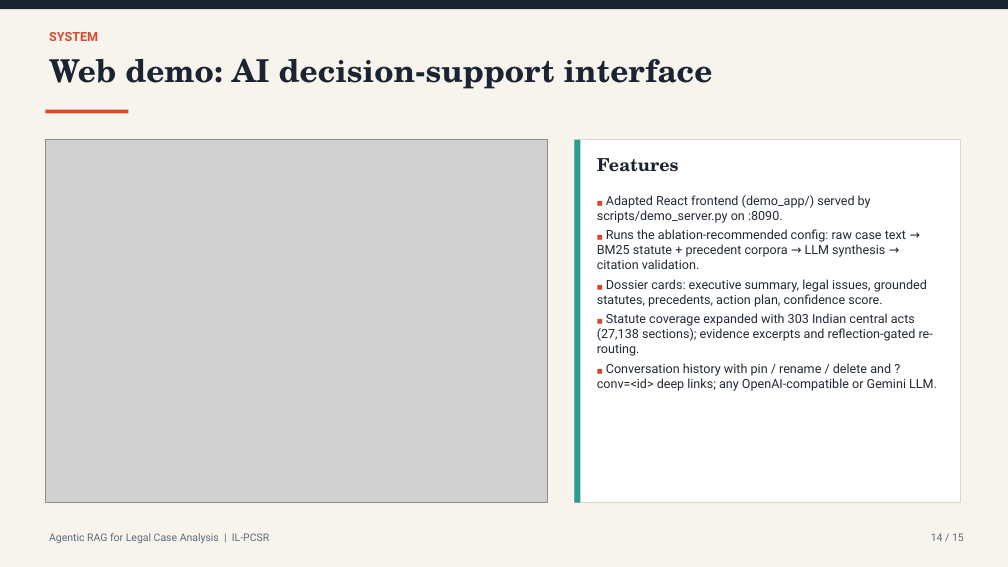
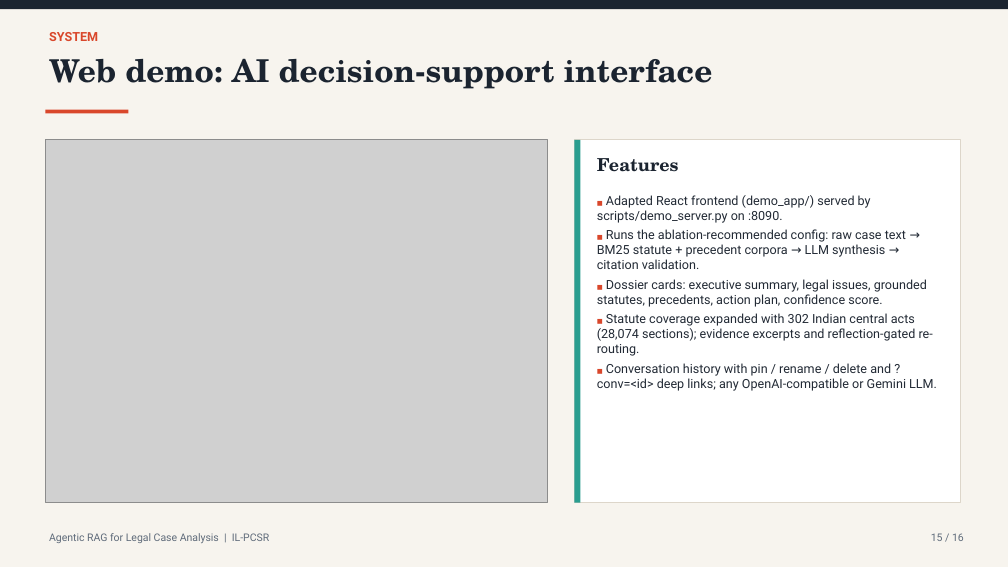
Before and after one commit to sakshi-patil-1111/legal-rag, a slide deck: slide 15 of BTech_Latex_Report/Legal_RAG_Project.pptx (slide 14 before the commit). Drawn at 1008x567 pixels with LibreOffice and Linux fonts; fonts in the diff are those of the drawing; grey boxes stand for pictures. Boxes give left, top, right and bottom in pixels: in the first picture for what was removed or moved away, otherwise in the second. Text is boxed around its words. In the diff, an @@ line names an element or a change of style, - is before the commit and + after.

```diff
--- a/BTech_Latex_Report/Legal_RAG_Project.pptx
+++ b/BTech_Latex_Report/Legal_RAG_Project.pptx
@@ text at bbox=[597, 313, 933, 356]: text changed @@
-■ Statute coverage expanded with 303 Indian central acts (27,138 sections); evidence excerpts and reflection-gated re-routing.
+■ Statute coverage expanded with 302 Indian central acts (28,074 sections); evidence excerpts and reflection-gated re-routing.
@@ text at bbox=[931, 533, 964, 541]: text changed @@
-14 / 15
+15 / 16
```
Also in this commit, not shown: 14 other slides changed, 1 slide added, 2 other files.
